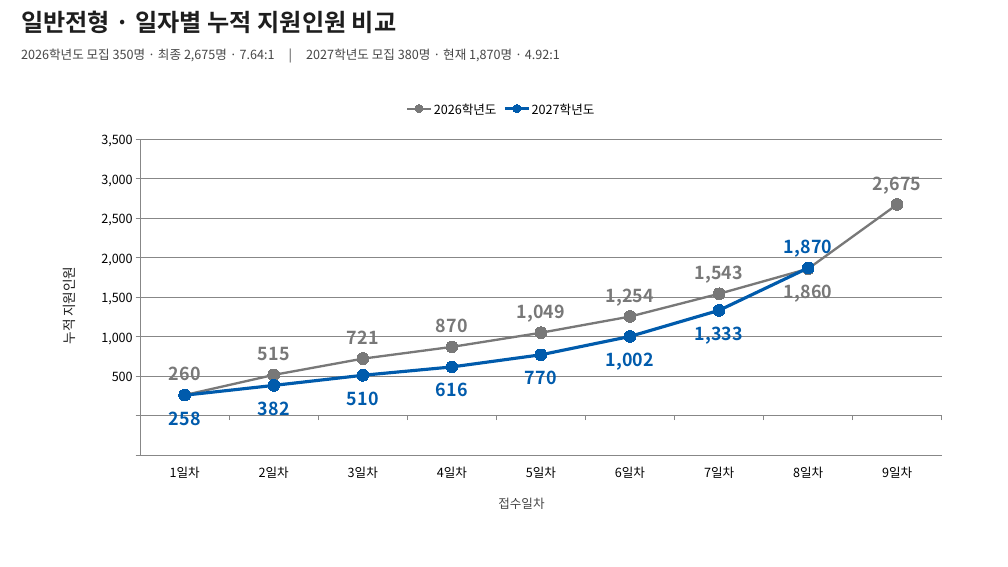
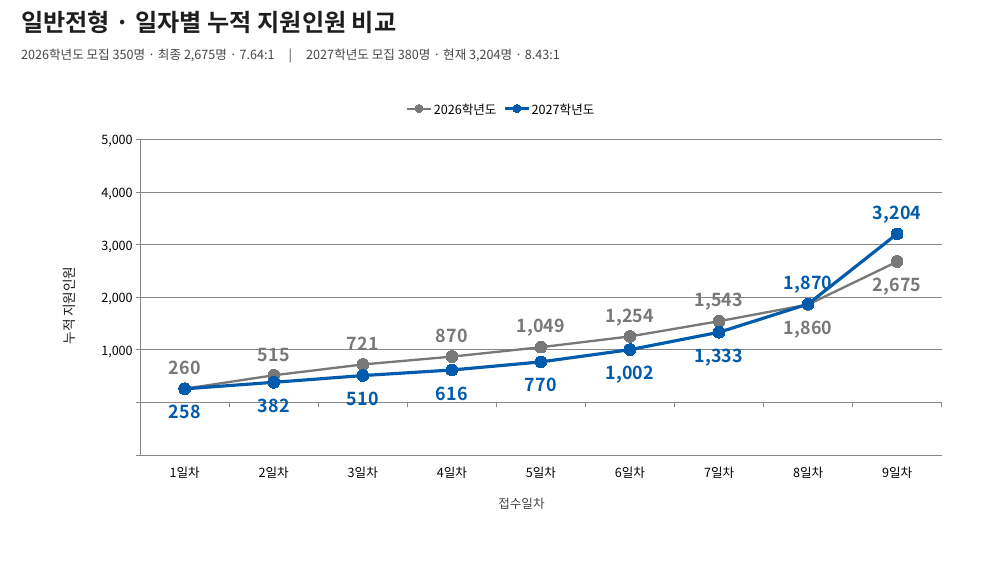
Before and after one commit to nizrona/ratio-crawler, a slide deck: slide 3 of gpt_stat/KAIST_2026_2027_수시지원자_비교.pptx. Drawn at 1008x567 pixels with LibreOffice and Linux fonts; fonts in the diff are those of the drawing. Boxes give left, top, right and bottom in pixels: in the first picture for what was removed or moved away, otherwise in the second. Text is boxed around its words. In the diff, an @@ line names an element or a change of style, - is before the commit and + after.

```diff
--- a/gpt_stat/KAIST_2026_2027_수시지원자_비교.pptx
+++ b/gpt_stat/KAIST_2026_2027_수시지원자_비교.pptx
@@ text at [21,48,560,61]: text changed @@
-2026학년도 모집 350명 · 최종 2,675명 · 7.64:1 | 2027학년도 모집 380명 · 현재 1,870명 · 4.92:1
+2026학년도 모집 350명 · 최종 2,675명 · 7.64:1 | 2027학년도 모집 380명 · 현재 3,204명 · 8.43:1
@@ line chart at [42,91,960,529] @@
@@ 2027학년도, 9일차: - to 3204 @@
@@ data labels of 2027학년도 changed @@
@@ value axis changed @@
```
Also in this commit, not shown: 5 other slides changed, 6 other files.
